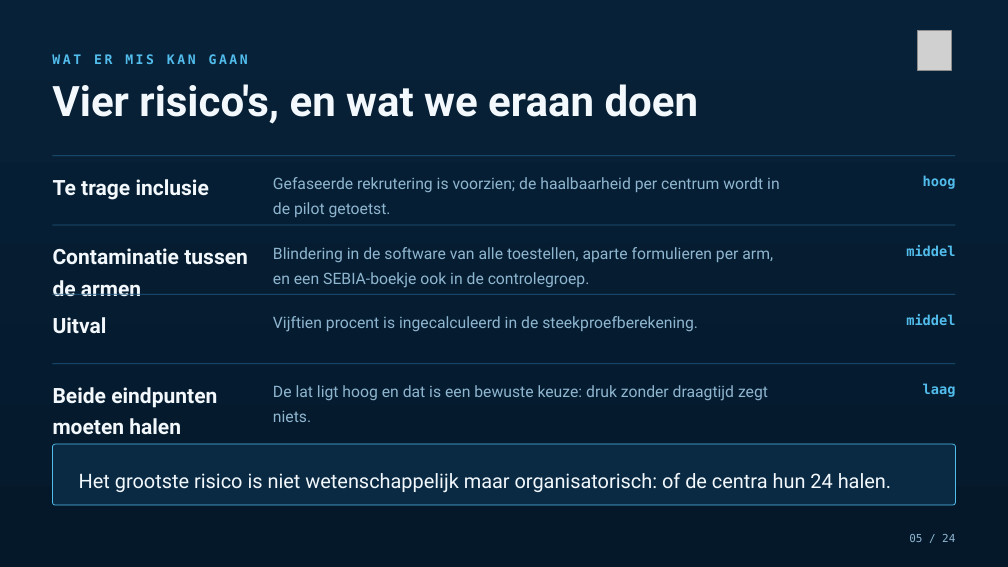
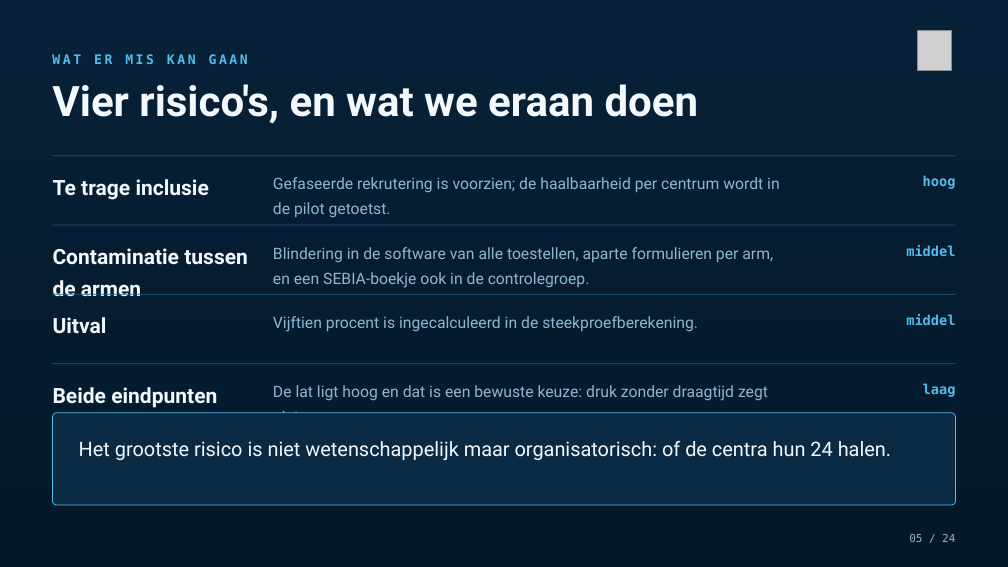
Before and after one commit to Dellfs/paradise-project, a slide deck: slide 5 of PARADISE_presentatie/PARADISE_board.pptx. Drawn at 1008x567 pixels with LibreOffice and Linux fonts; fonts in the diff are those of the drawing; grey boxes stand for pictures. Boxes give left, top, right and bottom in pixels: in the first picture for what was removed or moved away, otherwise in the second. Text is boxed around its words. In the diff, an @@ line names an element or a change of style, - is before the commit and + after.

```diff
--- a/PARADISE_presentatie/PARADISE_board.pptx
+++ b/PARADISE_presentatie/PARADISE_board.pptx
@@ rounded rectangle: place and size @@
-rounded rectangle at (52, 444, 955, 505)
+rounded rectangle at (52, 413, 955, 505)
@@ text "Het grootste risico is niet ...": place and size @@
-text "Het grootste risico is niet ..." at (79, 473, 891, 493)
+text "Het grootste risico is niet ..." at (79, 441, 891, 461)
```
Also in this commit, not shown: 2 other slides changed, 9 other files.
